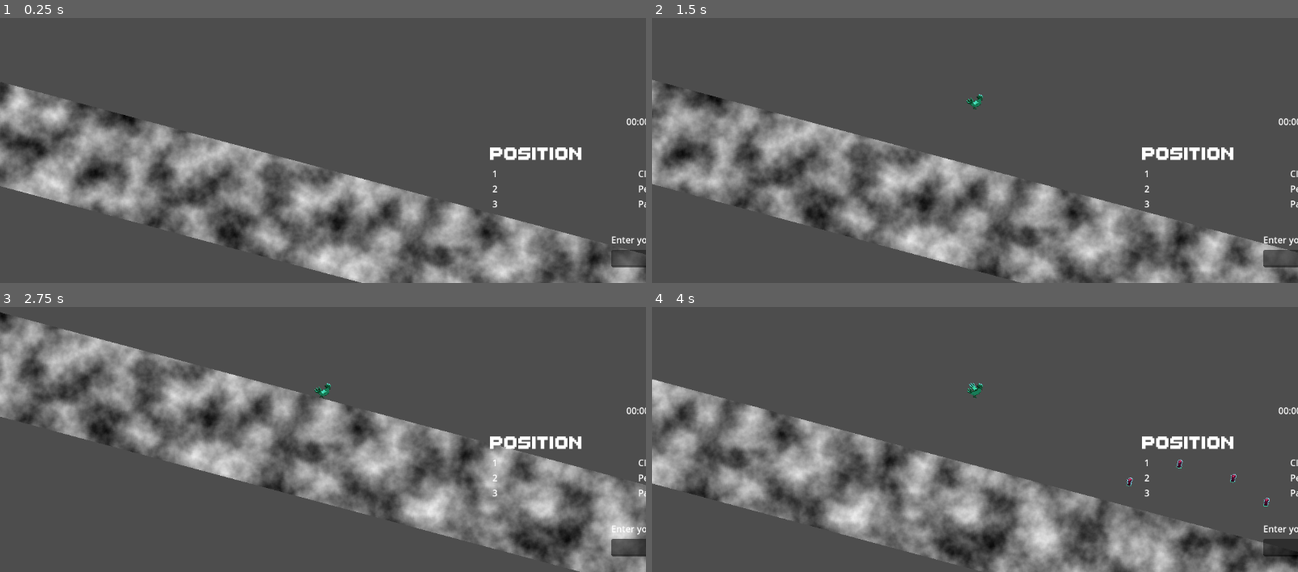
Above: before the commit, frames 1-4 (two rows, left to right).
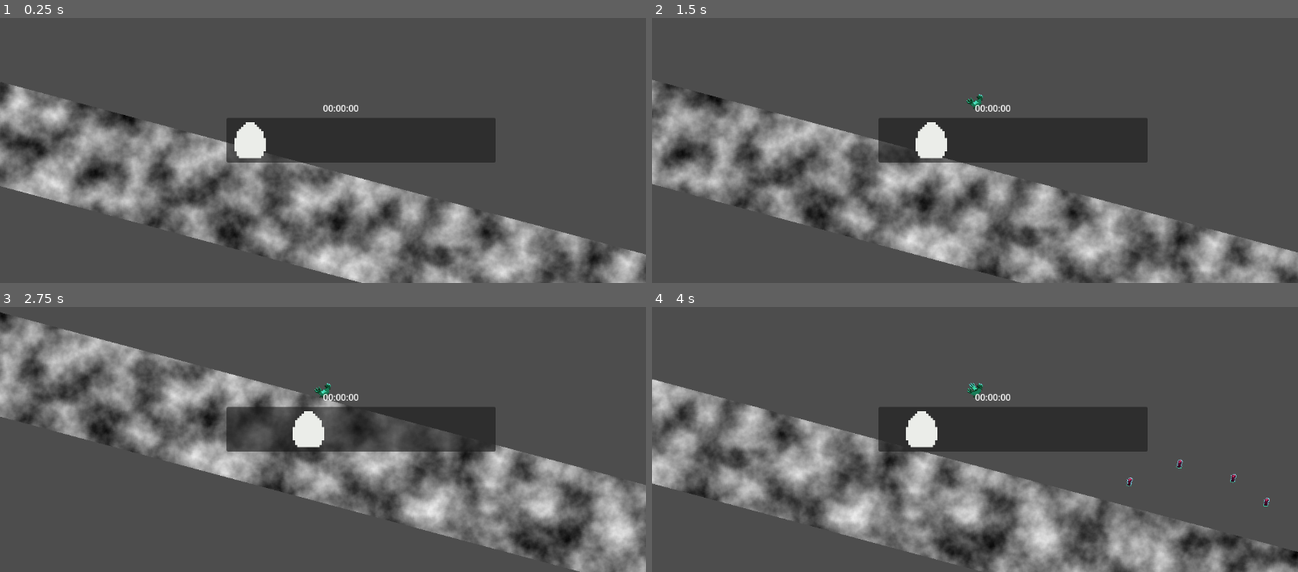
Above: after the commit, the same moments.

Repository: SinusMs/minijam-187
Game: Godot game, scene res://levels/ferdi_level_testink.tscn
Same seed, same stepped clock (60 frames per second), same inputs: the game is played once before the commit and once after it. This scene is started directly instead of the project's main scene. The engine's default icon, where the game draws it, is replaced by a stand-in: a white triangle on a blue panel in a dark square.
Inputs:
- Up to frame 1 (0.25 s): no input
- Up to frame 2 (1.5 s): tap Enter (evolve) at 0.5, 1.35 s; hold D (right) 0.53-1.28 s; tap P (shake) at 0.6 s; tap Space (jump) at 0.77 s; hold A (left) from 1.28 s (still down)
- Up to frame 3 (2.75 s): tap Space (jump) at 1.52 s; tap P (shake) at 1.55, 2.1 s; release A (left) at 2.03 s; hold D (right) from 2.03 s (still down)
- Up to frame 4 (4 s): tap R at 2.85 s; tap Space (jump) at 3.02, 3.77 s; tap P (shake) at 3.05, 3.6 s; release D (right) at 3.53 s; hold A (left) from 3.53 s (still down)

The runs differ from the first frame. In frame 1, 8.1% of the frame differs, in the area x 35-100%, y 32-95%; in frame 2, 8.1%; in frame 3, 7.7%; in frame 4, 8.0%.
Error before the commit: Invalid access to property or key 'PauseMenu:<CanvasLayer#39359350349>' on a base object of type 'Dictionary'. (res://ui/hud.gd:39)

Commit message:
minor changes

Diff:
--- a/globals/utils.gd
+++ b/globals/utils.gd
@@ -4,10 +4,17 @@
 var leaderboard: Array = [["Peter", 3.0], ["Paul", 24.4], ["Clara", 0.5]]
 
 var crt: bool = false
+
+var spent_generations: int = 0
+
+var total_pickups_eaten: int = 0
+
+var progress: float = 0.0
+
 # adds playthrough to leadboard and sorts instantly in ascending order
 func add_to_leaderboard(name: String, time: float):
 	leaderboard.append([name, time])
-	leaderboard.sort_custom(func(a, b): return a[1] < b[1])
+	sort_leaderboard()
 
 func sort_leaderboard() -> void:
 	leaderboard.sort_custom(func(a, b): return a[1] < b[1])
--- a/ui/enter_name.gd
+++ b/ui/enter_name.gd
@@ -4,7 +4,7 @@
 @onready var label: Label = $Label
 
 func _ready():
-	#visible = false
+	visible = false
 	line_edit.text_submitted.connect(_on_LineEdit_text_entered)
 
 func _on_LineEdit_text_entered(new_text: String) -> void:
--- a/ui/hud.gd
+++ b/ui/hud.gd
@@ -36,6 +36,8 @@
 	if shake_strength > 0:
 		shake_strength = lerpf(shake_strength, 0, shakeFade * delta)
 		for child in get_children():
+			if child is CanvasLayer:
+				continue
 			child.position = original_pos[child] + randomOffset()
 
 
--- a/ui/hud.tscn
+++ b/ui/hud.tscn
@@ -1,36 +1,51 @@
-[gd_scene load_steps=6 format=3 uid="uid://eefgqkkekoce"]
+[gd_scene load_steps=7 format=3 uid="uid://eefgqkkekoce"]
 
 [ext_resource type="Script" uid="uid://mdhv4x4j666j" path="res://ui/hud.gd" id="1_rbyyf"]
-[ext_resource type="PackedScene" path="res://ui/enter_name.tscn" id="2_276te"]
-[ext_resource type="PackedScene" path="res://ui/leaderboard.tscn" id="3_546lt"]
-[ext_resource type="PackedScene" path="res://globals/chicken_game_music.tscn" id="4_7ihmi"]
+[ext_resource type="PackedScene" uid="uid://e2wiilhoekjt" path="res://ui/enter_name.tscn" id="2_276te"]
+[ext_resource type="PackedScene" uid="uid://d3m1yw63xmw8i" path="res://ui/leaderboard.tscn" id="3_546lt"]
+[ext_resource type="PackedScene" uid="uid://d1m3go1td7shd" path="res://globals/chicken_game_music.tscn" id="4_7ihmi"]
 [ext_resource type="PackedScene" uid="uid://dh6ykrcsstbav" path="res://ui/pause_menu.tscn" id="5_en2x2"]
+[ext_resource type="PackedScene" uid="uid://brvm602igwqwq" path="res://ui/progress_bar.tscn" id="6_1v5rv"]
 
 [node name="HUD" type="Control" node_paths=PackedStringArray("stopwatch_label")]
 layout_mode = 3
 anchors_preset = 0
 script = ExtResource("1_rbyyf")
-stopwatch_label = NodePath("StopwatchLabel")
+stopwatch_label = NodePath("VBoxContainer/HBoxContainer/StopwatchLabel")
 shakeFade = 20.0
 
-[node name="StopwatchLabel" type="Label" parent="."]
-layout_mode = 0
-offset_left = 541.0
-offset_top = 24.0
-offset_right = 581.0
-offset_bottom = 47.0
+[node name="VBoxContainer" type="VBoxContainer" parent="."]
+layout_mode = 2
+offset_right = 64.0
+offset_bottom = 40.0
+
+[node name="HBoxContainer" type="HBoxContainer" parent="VBoxContainer"]
+layout_mode = 2
+
+[node name="StopwatchLabel" type="Label" parent="VBoxContainer/HBoxContainer"]
+layout_mode = 2
 text = "00:00:00"
+
+[node name="SingleIconProgressBar" parent="VBoxContainer/HBoxContainer" instance=ExtResource("6_1v5rv")]
+layout_mode = 2
 
 [node name="EnterName" parent="." instance=ExtResource("2_276te")]
 position = Vector2(514, 235)
 
 [node name="Leaderboard" parent="." instance=ExtResource("3_546lt")]
-offset_left = -83.0
-offset_top = 22.0
-offset_right = -83.0
-offset_bottom = 22.0
+visible = false
+offset_left = 14.0
+offset_top = 29.0
+offset_right = 14.0
+offset_bottom = 29.0
+
+[node name="PauseMenu" parent="." instance=ExtResource("5_en2x2")]
+visible = false
 
 [node name="ChickenGameMusic" parent="." instance=ExtResource("4_7ihmi")]
 autoplay = true
 
-[node name="PauseMenu" parent="." instance=ExtResource("5_en2x2")]
+[node name="GenerationLabel" type="Label" parent="."]
+layout_mode = 0
+offset_right = 40.0
+offset_bottom = 23.0
--- a/ui/leaderboard.tscn
+++ b/ui/leaderboard.tscn
@@ -9,11 +9,11 @@
 
 [node name="ColorRect" type="ColorRect" parent="."]
 layout_mode = 0
-offset_left = 338.0
-offset_top = 23.0
-offset_right = 1003.0
-offset_bottom = 563.0
-color = Color(1, 0.380392, 1, 0)
+offset_left = 243.0
+offset_top = 24.0
+offset_right = 908.0
+offset_bottom = 564.0
+color = Color(0.937255, 0.517647, 0.788235, 0.811765)
 
 [node name="HBoxContainer" type="HBoxContainer" parent="ColorRect"]
 layout_mode = 1
